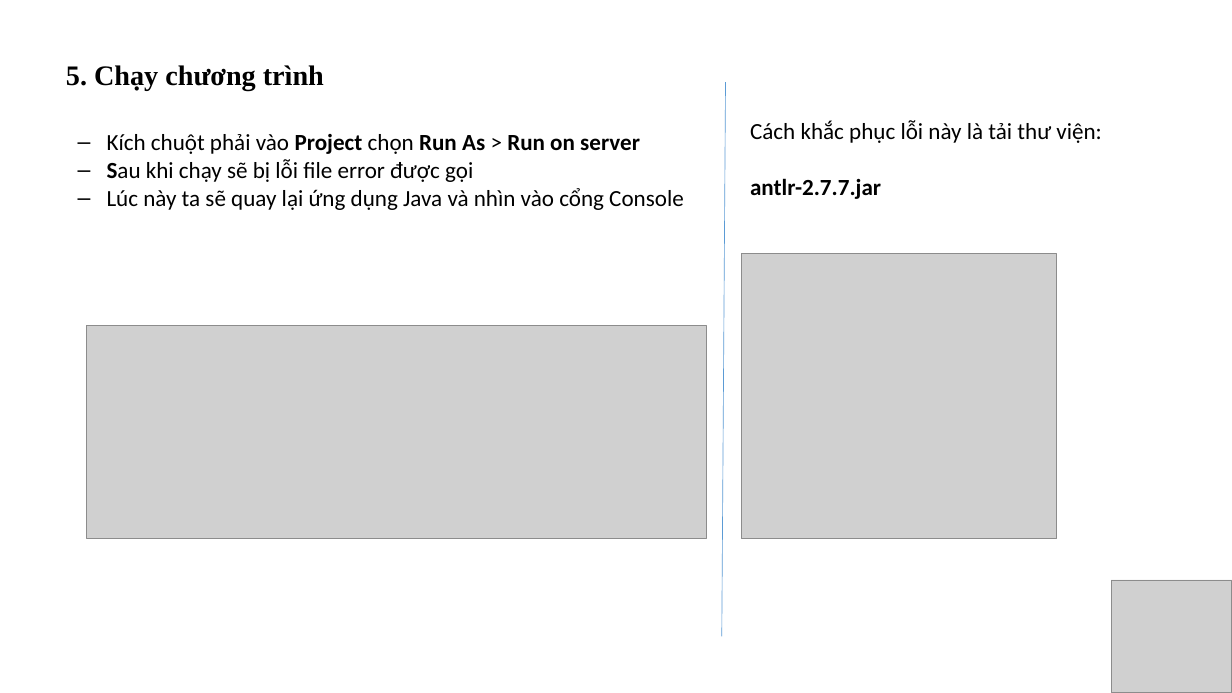
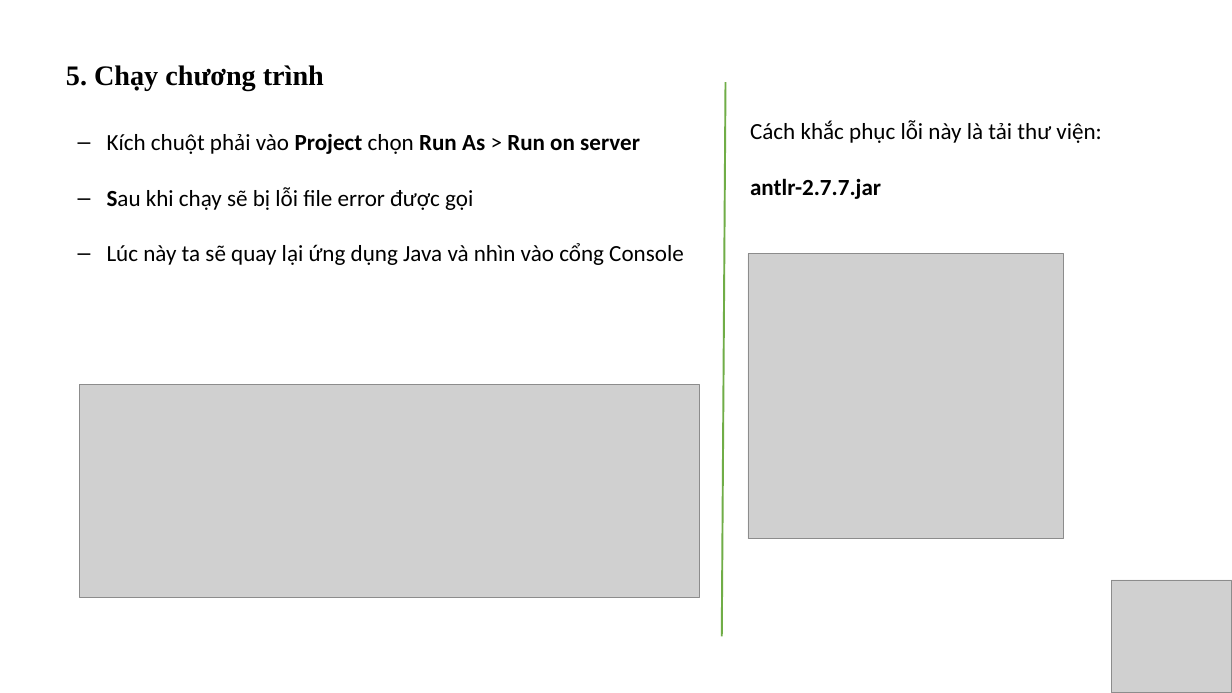
Before and after one commit to Dia2001/jsp-servlet-hibernate-mysql-curd, a slide deck: slide 19 of docs/Hibernate.pptx. Drawn at 1232x693 pixels with LibreOffice and Linux fonts; fonts in the diff are those of the drawing; grey boxes stand for pictures. Boxes give left, top, right and bottom in pixels: in the first picture for what was removed or moved away, otherwise in the second. Text is boxed around its words. In the diff, an @@ line names an element or a change of style, - is before the commit and + after.

```diff
--- a/docs/Hibernate.pptx
+++ b/docs/Hibernate.pptx
@@ line (726, 82) - (722, 637): stroke #5B9BD5 0.5 pt to #70AD47 1.5 pt @@
@@ text "Kích chuột phải vào Project ..." rewrapped from (107, 134, 684, 210) to (107, 134, 684, 265) @@
@@ picture: place and size @@
-picture at (741, 254, 1057, 539)
+picture at (749, 254, 1065, 539)
@@ picture: place and size @@
-picture at (86, 325, 706, 538)
+picture at (79, 384, 700, 597)
```
Also in this commit, not shown: 12 other slides changed, 1 other file.
